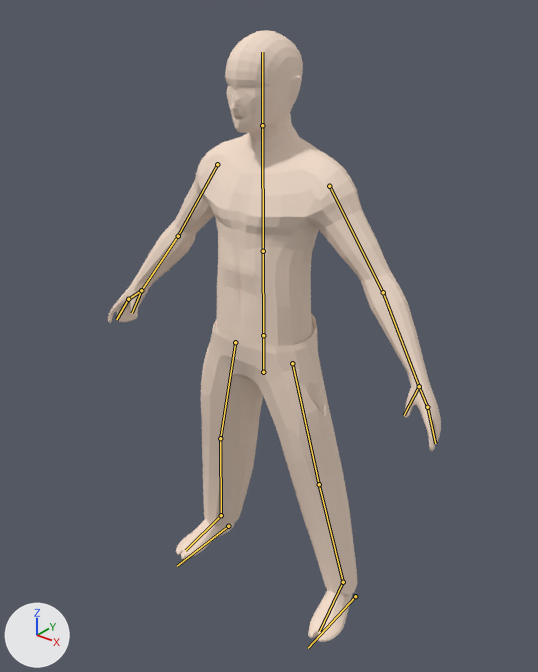
Before and after pictures for a commit that changed the Blender file Madhouse/Assets/Models/Agent_modeled_half_mirror .blend.
Camera for both pictures: a 50 mm lens placed at (2.98, -3.66, 4.5), pointed at (0.03, 0.02, 2.22). Every picture has the same lights, and +X, +Y and +Z are marked at lower left. The bones that bend it are drawn over the model as lines.
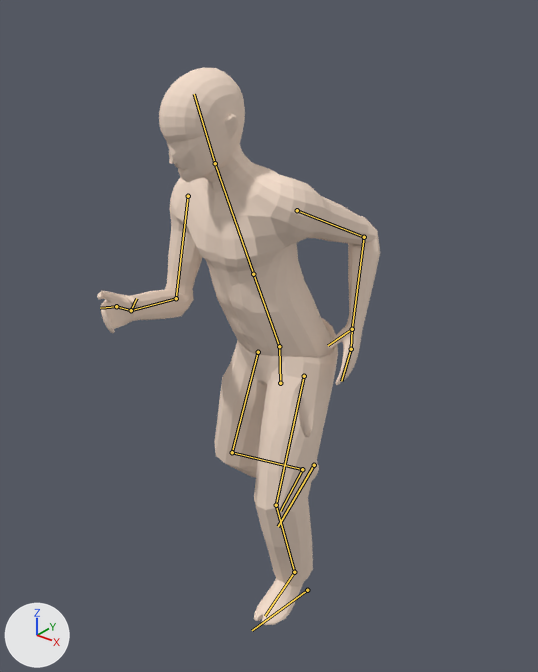
The newer file adds an action. The first version stands in its rest pose; the second is drawn at frame 5 of the action 'Run_Standing'.

Boxes (x1, y1, x2, y2) around the edits, measured in the pictures (538 x 672 px):
'Cube.001', posed (15% narrower, 9% shorter)
    before: (108, 30, 441, 642)
    after: (97, 68, 380, 625)
bone 'Controller', root to tip
    before: (263, 372) to (263, 335)
    after: (280, 383) to (279, 346)
bone 'Hufte', root to tip
    before: (263, 335) to (263, 251)
    after: (279, 346) to (253, 274)
bone 'Oberkorper', root to tip
    before: (263, 251) to (262, 125)
    after: (253, 274) to (215, 163)
bone 'Kopf', root to tip
    before: (262, 125) to (262, 52)
    after: (215, 163) to (194, 94)
bone 'Bone', root to tip
    before: (355, 596) to (308, 648)
    after: (307, 590) to (252, 630)
bone 'Bone.001', root to tip
    before: (228, 526) to (177, 566)
    after: (314, 465) to (278, 526)

The edits, one by one:
Bone 'Controller' (bone_controller) moves from (0.0, 0.0, 0.0) to (0.16, -0.21, 0.25).
Bone 'Controller' (bone_controller) turns from (0, 0, 0) to (-3, -13, 0) degrees about its own x, y and z.
Bone 'Hufte' (bone_hufte) turns from (0, 0, 0) to (0, 1, 19) degrees about its own x, y and z.
Bone 'Oberkorper' (bone_oberkorper) turns from (0, 0, 0) to (1, 11, 1) degrees about its own x, y and z.
Bone 'Kopf' (bone_kopf) turns from (0, 0, 0) to (1, -9, -3) degrees about its own x, y and z.
Bone 'Pull.l' (bone_pull_l) moves from (0.0, 0.0, 0.0) to (0.0, 0.17, -1.28).
Bone 'Arm IK.l' (bone_arm_ik_l) moves from (0.0, 0.0, 0.0) to (-0.31, 0.49, -1.5).
Bone 'Arm Pull' (bone_arm_pull) moves from (0.0, 0.0, 0.0) to (0.0, -0.15, -0.83).
Bone 'Bone' (bone_bone) moves from (0.0, 0.0, 0.0) to (-0.06, 0.4, -0.88).
Bone 'Bone' (bone_bone) turns from (0, 0, 0) to (-4, 1, -6) degrees about its own x, y and z.
Bone 'Pull.r.001' (bone_pull_r_001) moves from (0.0, 0.0, 0.0) to (0.06, 1.68, 1.03).
Bone 'Arm IK.r.001' (bone_arm_ik_r_001) moves from (0.0, 0.0, 0.0) to (2.13, -2.08, 0.89).
Bone 'Arm Pull.001' (bone_arm_pull_001) moves from (0.0, 0.0, 0.0) to (0.46, 0.0, 0.0).
Bone 'Bone.001' (bone_bone_001) moves from (0.0, 0.0, 0.0) to (1.04, -1.87, 0.97).
Bone 'Bone.001' (bone_bone_001) turns from (0, 0, 0) to (-1, 0, 36) degrees about its own x, y and z.
